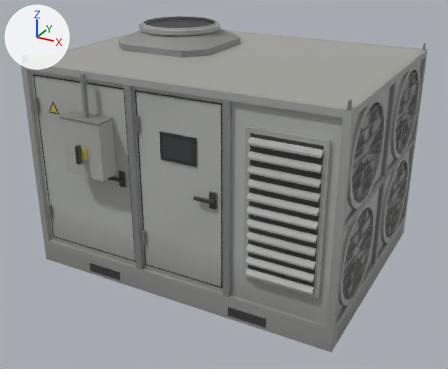
Before and after pictures for a commit that changed the glTF model assets/models/props/fan_housing.glb.
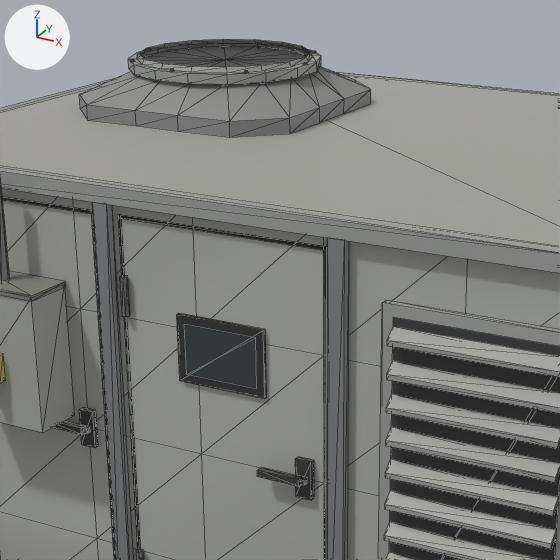
Old and new are each drawn whole from a 50 mm lens placed at (2.67, -4.92, 3.18), pointed at (0.04, -0.13, 0.79) and again close up on the part from 19% to 71% of the width and 0% to 64% of the height. Arrows for +X, +Y and +Z are at upper left; the lights stay in place. The older version's two pictures come first. The close-ups show mesh edges as thin lines. Vertices at exactly the same position are counted once.

Script lines for the objects in view, before the commit:
```python
me_fan_housing = bpy.data.meshes.new('fan_housing')
me_fan_housing.from_pydata(...)  # 1742 vertices, 2666 faces; spans x -1.5..1.5, y -1.25..1.25, z 0.0..2.2
me_fan_housing.materials.append(mat_defaultmaterial)
ob_fan_housing = bpy.data.objects.new('fan_housing', me_fan_housing)
ob_fan_housing.location = (0.0, 0.0, 0.0)
```
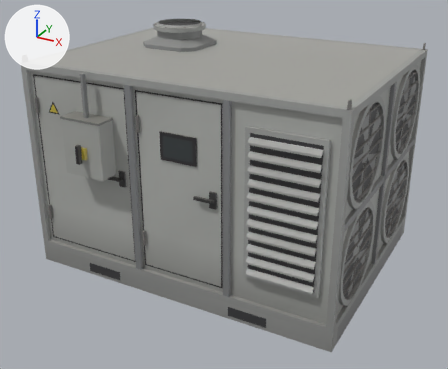
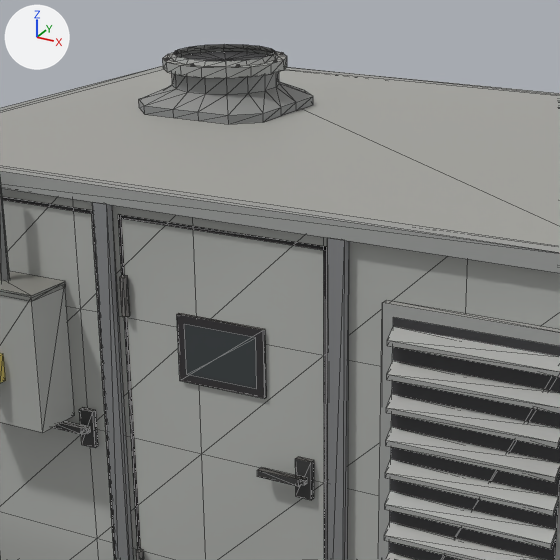
The change in detail:
me_fan_housing is used by ob_fan_housing; location (0.0, 0.0, 0.0).
me_fan_housing had 1742 vertices, 2666 faces and spanned x -1.5..1.5, y -1.25..1.25, z 0.0..2.2.
me_fan_housing now has 1758 vertices, 2698 faces and spans x -1.5..1.5, y -1.25..1.25, z 0.0..2.2.
Part 1, on me_fan_housing:
21 vertices are removed from x -1.04..-0.36, y -0.03..0.65, z 2.17..2.19.
32 faces are deleted.
8 vertices in x -1.09..-1.07, y 0.3..0.32, z 2.18..2.19 move by (0.38, 0.24, 0.0).
8 vertices in x -0.71..-0.69, y -0.08..-0.06, z 2.18..2.19 move by (-0.24, 0.38, 0.0).
6 vertices in x -0.71..-0.69, y 0.68..0.7, z 2.18..2.19 move by (0.24, -0.38, 0.0).
5 vertices in x -0.98..-0.96, y 0.03..0.05, z 2.18..2.19 move by (0.1, 0.44, 0.0).
5 vertices in x -0.44..-0.42, y 0.03..0.05, z 2.18..2.19 move by (-0.44, 0.1, 0.0).
4 vertices in x -0.98..-0.96, y 0.57..0.58, z 2.18..2.19 move by (0.44, -0.1, 0.0).
127 vertices move from x -1.2..-0.2, y -0.19..0.81, z 1.98..2.2 to x -1.0..-0.4, y 0.01..0.61, z 1.98..2.19.
29 vertices are added at x -0.91..-0.49, y 0.1..0.52, z 2.17..2.2.
54 new faces join them.
me_fan_housing part 2: 96 kept faces spanning x -0.95..-0.45, y 0.06..0.56, z 2.07..2.18 get new vertex colours; the middle colour goes from grey #a0a19e to grey #9d9d9a.
Other edits to the shape of me_fan_housing do not show in these pictures.

Location of each change, (x1, y1, x2, y2) in pixels of the close-ups (560 x 560 px; the box of a moved part takes in the faces that stretch with it):
'fan_housing', reshaped
    before: (0, 39, 560, 560)
    after: (0, 44, 560, 560)
part 1 of me_fan_housing, moved or reshaped
    before: (79, 39, 371, 137)
    after: (139, 44, 313, 124)
part 2 of me_fan_housing, recoloured
    before: (128, 41, 321, 85)
    after: (163, 49, 287, 94)
